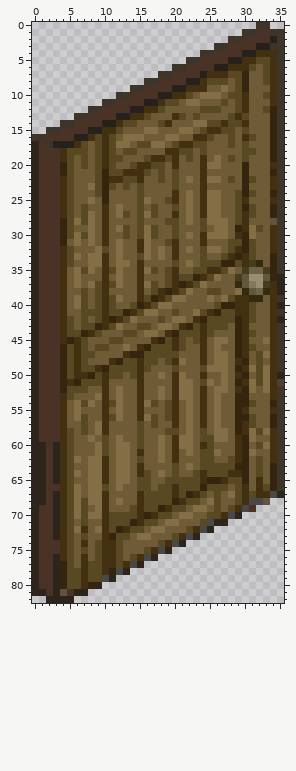
Sprite sheet -- sprites/special/door2/3-idle0.png. This is how it looked before the edit.
The file is 36x83 pixels.
And afterwards:
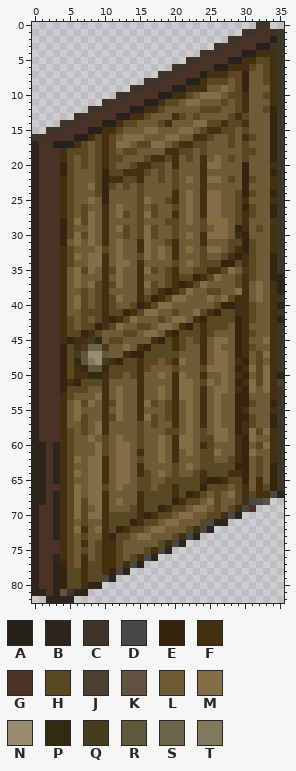
Palette (. is transparent): A #26211a  B #2d241c  C #3d352a  D #484848  E #35250f  F #423011  G #4a3227  H #594923  J #4b4133  K #615241  L #6f5c37  M #836e45  N #998c6f  P #322b10  Q #453d1e  R #60583a  S #6b6449  T #82795d
The exact change:
The author changed colour K to colour C in row 28 at x 34.
The author changed colour H to colour F in row 45 at x 7.
The author changed colour P to colour F in row 38 at x 30.
The author changed colour R to colour F in rows 36 to 37 at x 30.
The author changed colour N to colour H in row 36 at x 31.
The author changed colour P to colour H in row 37 at x 29.
The author changed colour Q to colour H in row 34 at x 31; in row 36 at x 29.
The author changed colour S to colour H in row 35 at x 31.
The author changed colour M to colour L in rows 29 to 30 at x 31.
The author changed colour N to colour L in row 36 at x 32.
The author changed colour P to colour L in row 34 at x 32; in row 38 at x 33; in row 39 at x 31.
The author changed colour Q to colour L in row 35 at x 33; in row 37 at x 33.
The author changed colour R to colour L in row 36 at x 33; in row 38 at x 31.
The author changed colour S to colour L in row 35 at x 32.
The author changed colour T to colour L in row 37 at x 31.
The author changed colour N to colour M in row 37 at x 32.
The author changed colour P to colour M in row 39 at x 32.
The author changed colour S to colour M in row 38 at x 32.
The author changed colour H to colour N in row 47 at x 8.
The author changed colour L to colour N in rows 47 to 48 at x 9.
The author changed colour E to colour P in row 49 at x 10; in row 50 at x 8.
The author changed colour F to colour P in row 48 at x 6.
The author changed colour H to colour P in row 49 at x 7; in row 50 at x 9.
The author changed colour L to colour P in row 45 at x 9.
The author changed colour F to colour Q in row 47 at x 6.
The author changed colour H to colour Q in row 46 at x 7 and 10.
The author changed colour L to colour Q in row 45 at x 8; in row 48 at x 10.
The author changed colour F to colour R in row 49 at x 9.
The author changed colour H to colour R in rows 47 to 48 at x 7; in row 49 at x 8.
The author changed colour L to colour R in row 47 at x 10.
The author changed colour H to colour S in row 46 at x 9.
The author changed colour L to colour S in row 46 at x 8.
The author changed colour L to colour T in row 48 at x 8.
